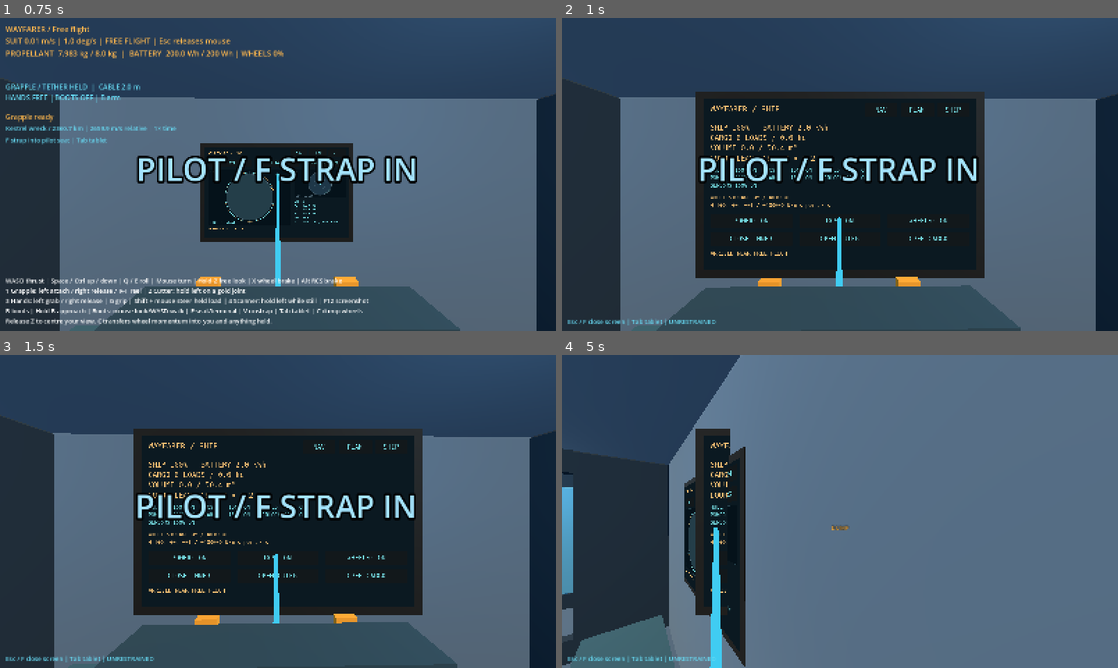
Above: before the commit, frames 1-4 (two rows, left to right).
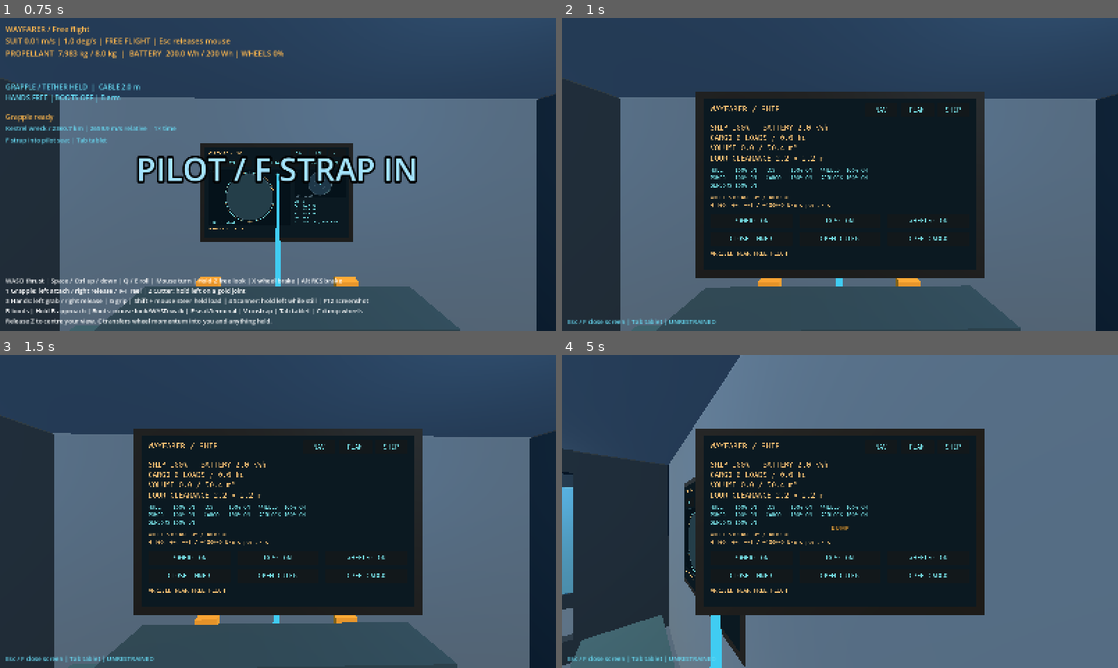
Above: after the commit, the same moments.

Repository: Conrad-N/Wayfarer
Game: Godot game, scene res://scenes/main.tscn
Same seed, same stepped clock (60 frames per second), same inputs: the game is played once before the commit and once after it.
Inputs (mouse positions are in pixels of both pictures, inside the frame that each line leads up to):
- Up to frame 1 (0.75 s): tap Enter at 0.5 s; move the mouse to (305, 174) at 0.52 s; hold W (move_forward) from 0.53 s (still down); hold F (interact) from 0.53 s (still down); click (305, 174) at 0.67 s
- Up to frame 2 (1 s): keep holding W (move_forward); keep holding F (interact); tap Tab (tablet) at 0.8 s
- Up to frame 3 (1.5 s): release W (move_forward) at 1.25 s; release F (interact) at 1.25 s; drag from (166, 527) to (250, 574) at 1.27 s
- Up to frame 4 (5 s): move the mouse to (895, 442) at 2.02 s; hold D (move_right) 2.03-2.78 s; hold Z (freelook) 2.03-2.78 s; tap Tab (tablet) at 2.3 s; move the mouse to (834, 517) at 2.77 s; hold W (move_forward) 2.78-4.25 s; tap R (grapple_reel_in) at 2.85 s; click (834, 517) at 2.92 s; tap F (interact) at 3.05 s; move the mouse to (878, 514) at 3.52 s; hold Tab (tablet) 3.53-4.25 s; tap T (grapple_reel_out) at 3.6 s; drag from (673, 464) to (756, 433) at 4.27 s

Frame 1 is identical in both runs. In frame 2, 2.5% of the frame differs, in the area x 24-75%, y 44-84%; in frame 3, 2.5%; in frame 4, 27%, in the area x 26-76%, y 23-84%.

Commit message:
ui: render the tablet above nearby world geometry
Give the handheld display and frame independent overlay materials with depth
testing/writes disabled and late rendering priorities. The display draws after
its frame; fixed terminals retain normal depth testing. Existing apps, placement
and pointer mapping remain intact.

Verified ./check.sh: 3064 checks, zero failures and no script/leak warnings.
Main boots headless cleanly. Fullscreen comparison placed a solid object between
camera and tablet: ordinary rendering obscured all 589 samples; the overlay
matched every unobstructed display sample. Native pointer clicks still activated
the tablet power control through the object. Screenshots inspected.

Diff:
--- a/godot/scripts/ship/ship_interaction.gd
+++ b/godot/scripts/ship/ship_interaction.gd
@@ -29,6 +29,7 @@
 	_seat_restraint.max_grip_torque_nm = 50000.0
 	tablet = preload("res://ui/world_screen.tscn").instantiate() as WorldScreen
 	tablet.name = "Tablet"
+	tablet.render_on_top = true
 	tablet.configure(ship.api, "SHIP", false)
 	_camera.add_child(tablet)
 	tablet.position = Vector3(0, -0.06, -1.0)
--- a/godot/ui/world_screen.gd
+++ b/godot/ui/world_screen.gd
@@ -4,6 +4,12 @@
 
 const SIZE_M: Vector2 = Vector2(1.6, 1.0)
 const PIXELS: Vector2 = Vector2(640.0, 400.0)
+
+@export var render_on_top: bool = false:
+	set(enabled):
+		render_on_top = enabled
+		if is_node_ready():
+			_update_render_order()
 
 var api: ShipApi
 var uses_ship_power: bool = true
@@ -19,6 +25,10 @@
 	material.albedo_texture = get_viewport_texture()
 	material.texture_filter = BaseMaterial3D.TEXTURE_FILTER_NEAREST
 	($Display as MeshInstance3D).material_override = material
+	var frame: MeshInstance3D = $Frame
+	# The shared scene material must not change the ship's fixed terminals.
+	frame.material_override = frame.material_override.duplicate() as Material
+	_update_render_order()
 	panel.configure(api, _initial_app)
 	_update_power()
 
@@ -82,3 +92,13 @@
 
 func _update_power() -> void:
 	($Display as MeshInstance3D).visible = is_available()
+
+
+func _update_render_order() -> void:
+	for part: String in ["Frame", "Display"]:
+		var material: BaseMaterial3D = (get_node(part) as MeshInstance3D).material_override as BaseMaterial3D
+		material.no_depth_test = render_on_top
+		material.depth_draw_mode = BaseMaterial3D.DEPTH_DRAW_DISABLED if render_on_top else BaseMaterial3D.DEPTH_DRAW_OPAQUE_ONLY
+		# Alpha rendering places even fully opaque tablet pixels after world geometry.
+		material.transparency = BaseMaterial3D.TRANSPARENCY_ALPHA if render_on_top else BaseMaterial3D.TRANSPARENCY_DISABLED
+		material.render_priority = (127 if part == "Display" else 126) if render_on_top else 0
Not shown, changed: docs/07-interfaces.md
Not shown, changed: docs/09-roadmap.md
Not shown, changed: docs/DECISIONS.md
